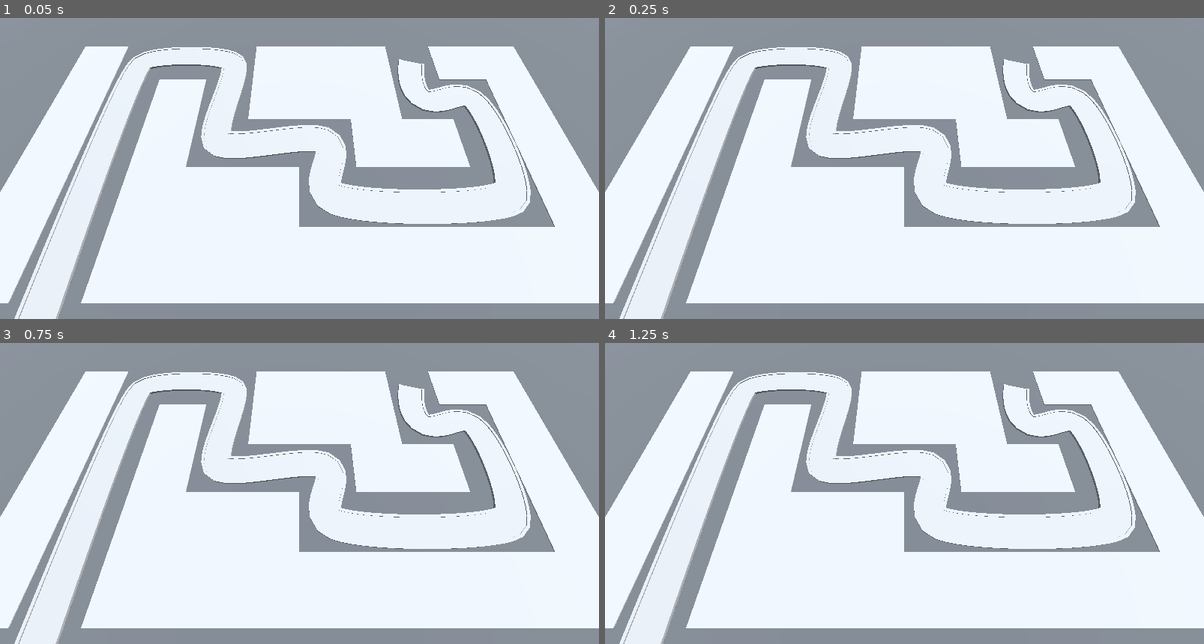
Above: before the commit, frames 1-4 (two rows, left to right).
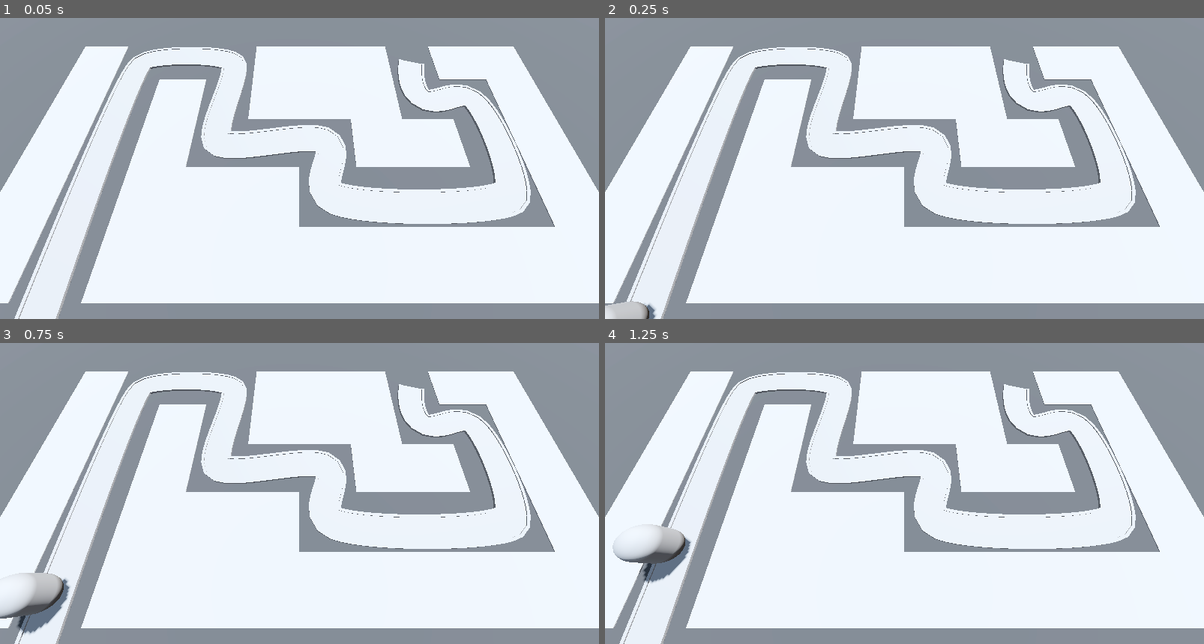
Above: after the commit, the same moments.

Repository: JonathanCarey13/BarbarrianBlaste
Game: Godot game, scene res://BaseLevel.tscn
The game is run twice, just before and just after one commit, with the same random seed, the same clock (stepped at 60 frames per second) and the same inputs. Before the commit the project has no main scene; this scene is started directly in both runs.
Inputs:
- Up to frame 1 (0.05 s): no input
- Up to frame 2 (0.25 s): no input
- Up to frame 3 (0.75 s): no input
- Up to frame 4 (1.25 s): no input

Frame 1 is identical in both runs. In frame 2, 0.4% of the frame differs, in the area x 0-9%, y 94-100%; in frame 3, 1.3%, in the area x 0-12%, y 76-98%; in frame 4, 1.2%.

Commit message:
added enemy to path, enemy speed

Diff:
--- a/BaseLevel.tscn
+++ b/BaseLevel.tscn
@@ -1,6 +1,7 @@
-[gd_scene load_steps=7 format=3 uid="uid://cd34dfm3l1ax0"]
+[gd_scene load_steps=8 format=3 uid="uid://cd34dfm3l1ax0"]
 
 [ext_resource type="MeshLibrary" uid="uid://02vobfcfsqo1" path="res://MeshLibraries/SpaceLibrary.tres" id="1_gxana"]
+[ext_resource type="PackedScene" uid="uid://dq12v17sltko8" path="res://Enemy/enemy.tscn" id="2_m1mmh"]
 
 [sub_resource type="StandardMaterial3D" id="StandardMaterial3D_rhsl6"]
 albedo_color = Color(0.266667, 0.266667, 0.266667, 1)
@@ -91,3 +92,6 @@
 path_continuous_u = true
 path_u_distance = 1.0
 path_joined = false
+
+[node name="Enemy" parent="Path3D" instance=ExtResource("2_m1mmh")]
+transform = Transform3D(0.999953, 0, 0, 0, 1, 0, 0, 0, 0.999953, -14, 0, 14)
--- /dev/null
+++ b/Enemy/enemy.gd
@@ -0,0 +1,7 @@
+extends PathFollow3D
+
+@export var speed: float = 2.5
+
+# Called every frame. 'delta' is the elapsed time since the previous frame.
+func _process(delta: float) -> void:
+	progress += delta * speed
--- /dev/null
+++ b/Enemy/enemy.tscn
@@ -0,0 +1,16 @@
+[gd_scene load_steps=3 format=3 uid="uid://dq12v17sltko8"]
+
+[ext_resource type="Script" path="res://Enemy/enemy.gd" id="1_jneok"]
+
+[sub_resource type="CapsuleMesh" id="CapsuleMesh_sy57a"]
+radius = 1.0
+height = 3.0
+
+[node name="Enemy" type="PathFollow3D"]
+transform = Transform3D(0.999953, 0, 0, 0, 1, 0, 0, 0, 0.999953, 0, 0, 0)
+script = ExtResource("1_jneok")
+speed = 5.0
+
+[node name="MeshInstance3D" type="MeshInstance3D" parent="."]
+transform = Transform3D(1, 0, 0, 0, 1, 0, 0, 0, 1, 0, 1.6, 0)
+mesh = SubResource("CapsuleMesh_sy57a")
--- a/project.godot
+++ b/project.godot
@@ -11,5 +11,6 @@
 [application]
 
 config/name="BarbarianBlaster"
+run/main_scene="res://BaseLevel.tscn"
 config/features=PackedStringArray("4.2", "Forward Plus")
 config/icon="res://icon.svg"
Not shown: 6 places in MeshLibraries/SpaceLibrary.tres that only renumber resources
